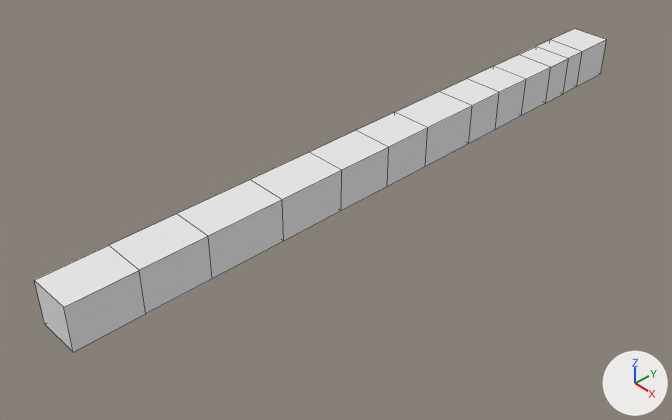
Two versions of the Blender file xraygen/bullet/testcurve.blend, one commit apart.
Rendered twice from a 50 mm camera at (12.33, -12.87, 10.52) aimed at (-0.41, -0.93, -1.25). Every picture has the same lights, and +X, +Y and +Z are marked at lower right. Mesh edges are drawn as thin lines.
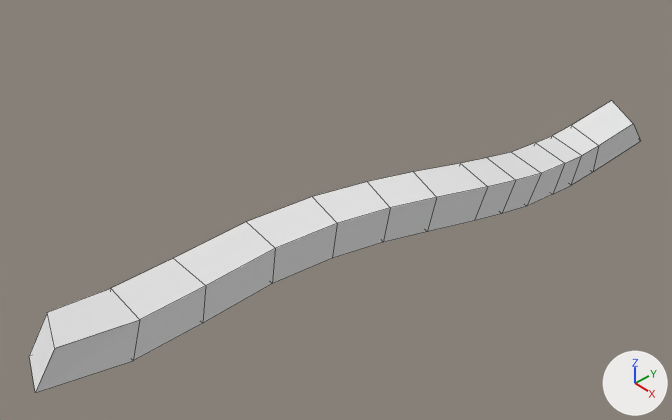
Location of each change, (x1, y1, x2, y2) in pixels of the pictures (672 x 420 px):
'Cube', modifiers changed (7% wider, 9% shorter)
    before: (35, 29, 606, 352)
    after: (29, 100, 641, 393)

The change, as a list of edits to the scene's bpy script:
```text
Add cu_curve:
    cu_curve = bpy.data.curves.new('curve', 'CURVE')
    cu_curve.dimensions = '3D'
    _sp = cu_curve.splines.new('NURBS'); _sp.points.add(5)
    _sp.points.foreach_set('co', [-2.171, -5.333, 3.101, 1.0, 0.0, 0.0, 0.0, 1.0, -1.524, 5.333, 0.141, 1.0, 0.98, 10.67, -0.0892, 1.0, -0.301, 16.0, -2.016, 1.0, 3.705, 21.33, 3.923, 1.0])
    cu_curve.use_path_clamp = True
    cu_curve.bevel_resolution = 0
    cu_curve.resolution_u = 2
    cu_curve.fill_mode = 'HALF'
Change ob_cube:
    add _m = ob_cube.modifiers.new('Curve', 'CURVE')
    add _m.object = ob_curve
    add _m.deform_axis = 'POS_Y'
    add _m = ob_cube.modifiers.new('Curve.001', 'CURVE')
    add _m = ob_cube.modifiers.new('Curve.002', 'CURVE')
    add _m = ob_cube.modifiers.new('Curve.003', 'CURVE')
    add _m = ob_cube.modifiers.new('Curve.004', 'CURVE')
Add ob_curve:
    ob_curve = bpy.data.objects.new('curve', cu_curve)
    ob_curve.location = (1.02, -8.0, -0.306)
```
